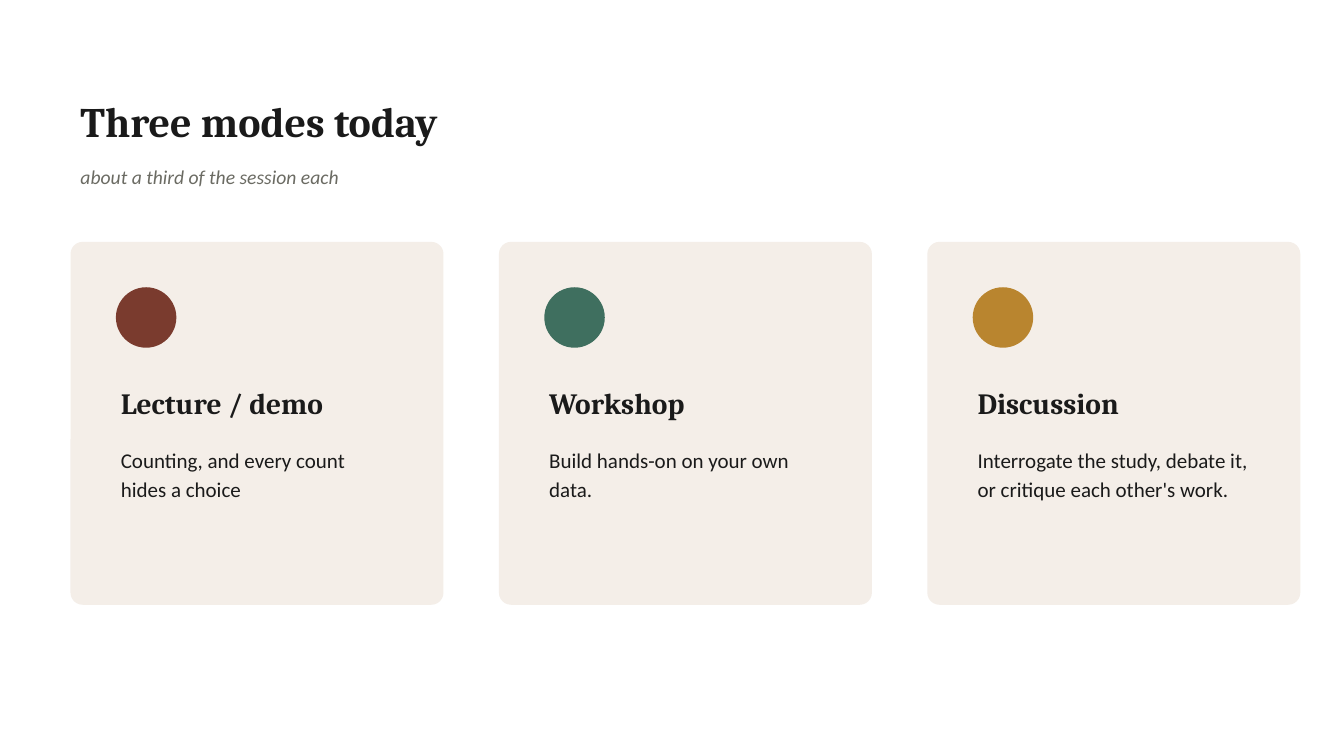
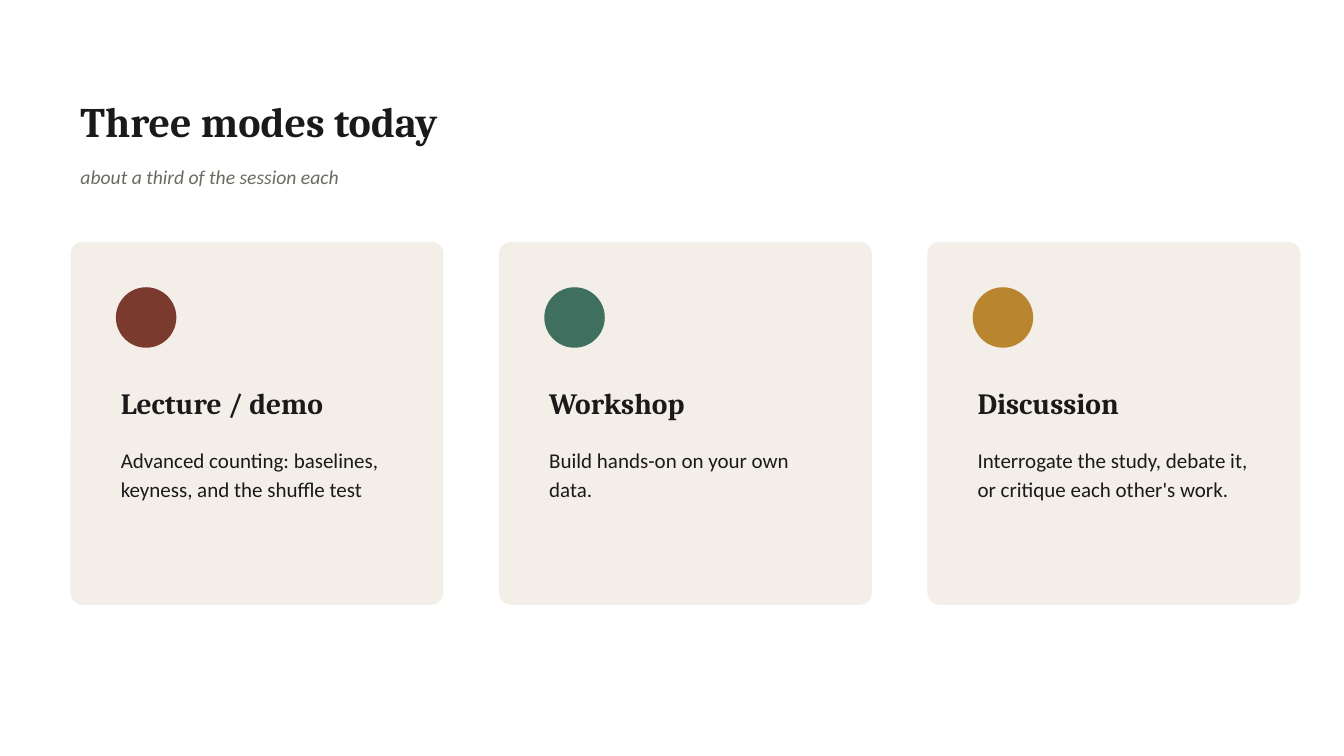
Before and after one commit to lucianli123/culture-as-data-2026, a slide deck: slide 4 of slides/pptx/week-02.pptx. Drawn at 1344x756 pixels with LibreOffice and Linux fonts; fonts in the diff are those of the drawing. Boxes give left, top, right and bottom in pixels: in the first picture for what was removed or moved away, otherwise in the second. Text is boxed around its words. In the diff, an @@ line names an element or a change of style, - is before the commit and + after.

Commit message:
Restructure Weeks 1-2: W1 = counting rows/words/pixels, W2 = advanced counting + light stats
Week 1 now carries counting's first pass on all three shapes of culture: the
wedding rows, a first word count (with the stop-word choice made explicit),
and the pixel-counting image lab.

Week 2 becomes the deep counting week: the Bollen/Schmidt trial, hand
bag-of-words, tokenizers, tf-idf, then two new beats - keyness via log-odds
(with the reveal that She Giggles, He Gallops is exactly this method) and the
shuffle test, permutation-based light statistics with zero formulas (is the
gap real or chance; effect size caveat; seeds Week 8's robustness arc).
Cross-corpus counting folds into the keyness beat as the corpus-pair choice.

Updated across the stack: lesson-plans, syllabus, BUILD-PLAN, notebooks
(week01 + week02, both execute clean), site data, deck threads/sketch,
README tables; docs/, slides.json, week-NN.md, and pptx regenerated;
check_sync passes.

```diff
--- a/slides/pptx/week-02.pptx
+++ b/slides/pptx/week-02.pptx
@@ text at [121,453,378,501]: text changed @@
-Counting, and every count hides a choice
+Advanced counting: baselines, keyness, and the shuffle test
```
Also in this commit, not shown: 4 other slides changed, 22 other files.
